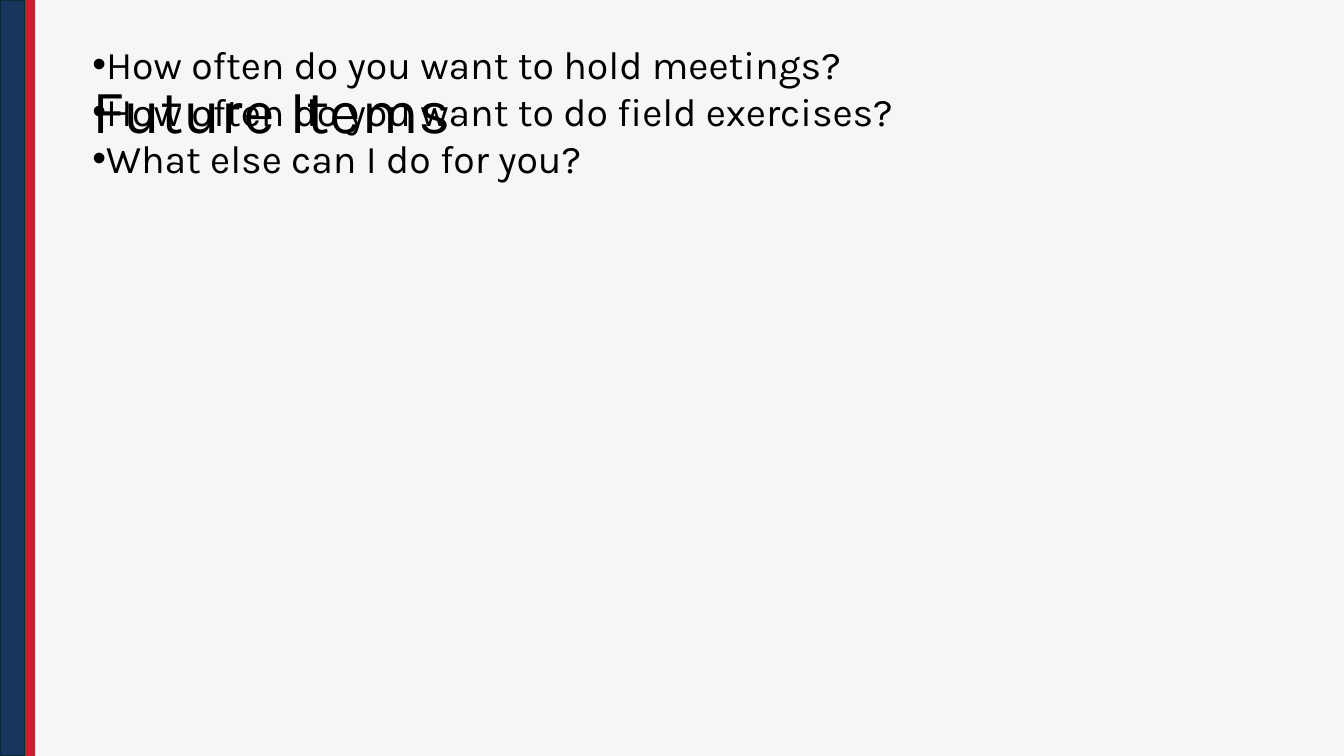
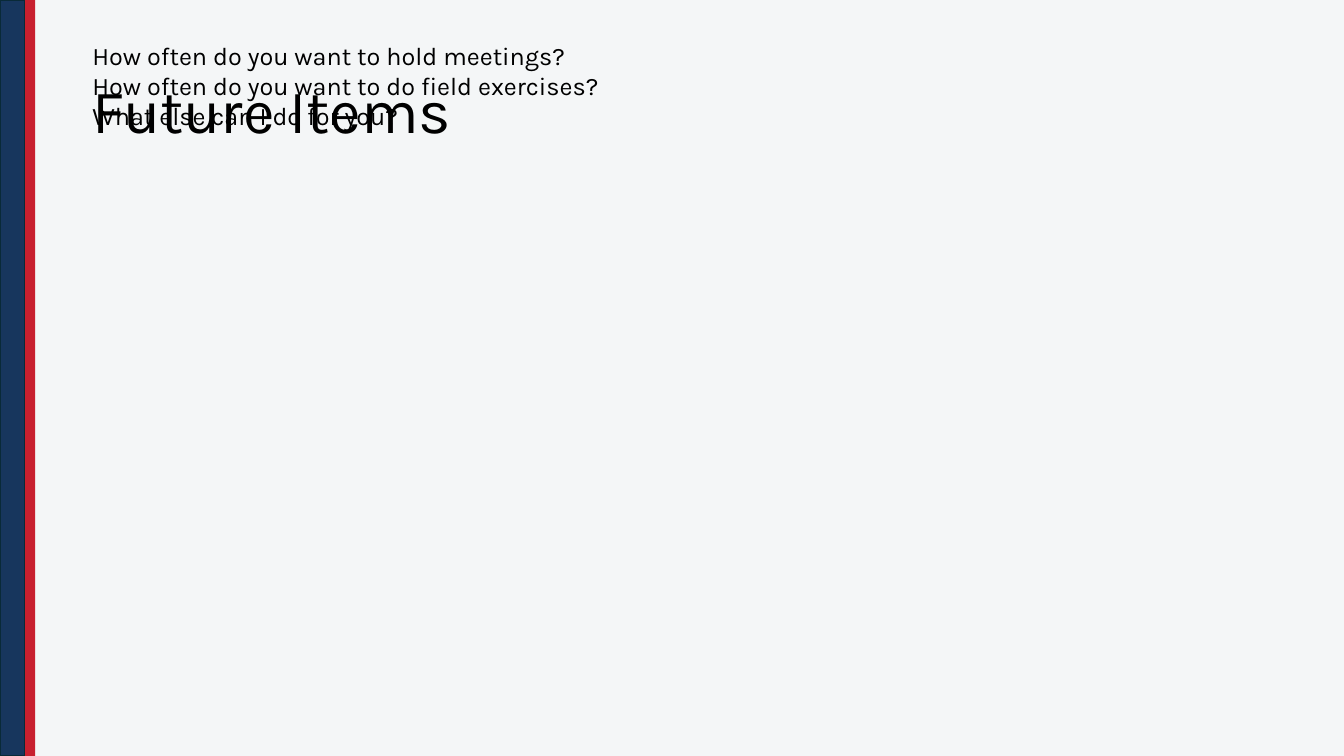
Before and after one commit to nathanielbutts/nathanielbutts.github.io, a slide deck: slide 10 of documents/training/WCKY ARES Meeting 20260903.pptx (slide 9 before the commit). Drawn at 1344x756 pixels with LibreOffice and Linux fonts; fonts in the diff are those of the drawing; background and template pictures are left out. Boxes give left, top, right and bottom in pixels: in the first picture for what was removed or moved away, otherwise in the second. Text is boxed around its words. In the diff, an @@ line names an element or a change of style, - is before the commit and + after.

```diff
--- a/documents/training/WCKY ARES Meeting 20260903.pptx
+++ b/documents/training/WCKY ARES Meeting 20260903.pptx
@@ title "Future Items" rewrapped from box(92, 78, 451, 148) to box(92, 78, 451, 134) @@
@@ text "How often do you want ..." at box(92, 47, 598, 132): size 28 to 18 pt; bullet • to none; line spacing 0.9 to 1; less space between paragraphs @@
```
Also in this commit, not shown: 7 other slides changed, 1 slide added, 10 other files.
